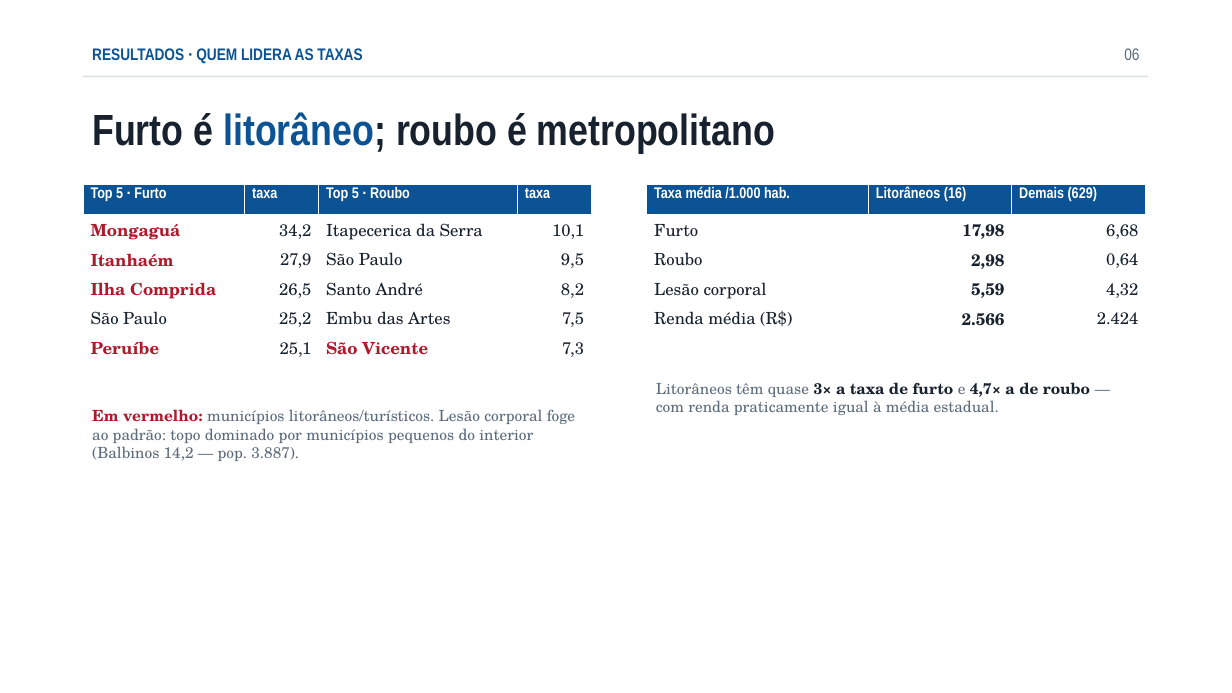
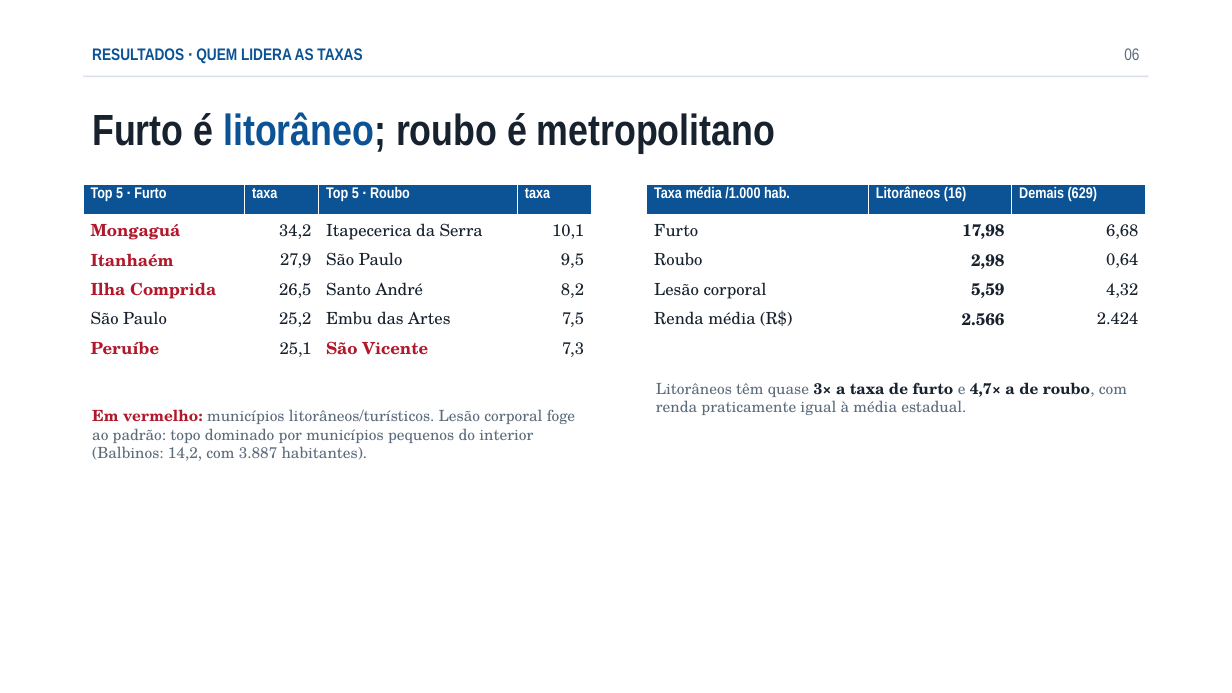
Before and after one commit to euusoujc/territory, a slide deck: slide 6 of slides/apresentacao.pptx. Drawn at 1232x693 pixels with LibreOffice and Linux fonts; fonts in the diff are those of the drawing. Boxes give left, top, right and bottom in pixels: in the first picture for what was removed or moved away, otherwise in the second. Text is boxed around its words. In the diff, an @@ line names an element or a change of style, - is before the commit and + after.

```diff
--- a/slides/apresentacao.pptx
+++ b/slides/apresentacao.pptx
@@ text at <box>656,382,1127,415</box>: text changed @@
-Litorâneos têm quase 3× a taxa de furto e 4,7× a de roubo — com renda praticamente igual à média estadual.
+Litorâneos têm quase 3× a taxa de furto e 4,7× a de roubo, com renda praticamente igual à média estadual.
@@ text at <box>92,409,575,461</box>: text changed @@
-Em vermelho: municípios litorâneos/turísticos. Lesão corporal foge ao padrão: topo dominado por municípios pequenos do interior (Balbinos 14,2 — pop. 3.887).
+Em vermelho: municípios litorâneos/turísticos. Lesão corporal foge ao padrão: topo dominado por municípios pequenos do interior (Balbinos: 14,2, com 3.887 habitantes).
```
Also in this commit, not shown: 9 other slides changed, 1 slide added, 25 other files.
